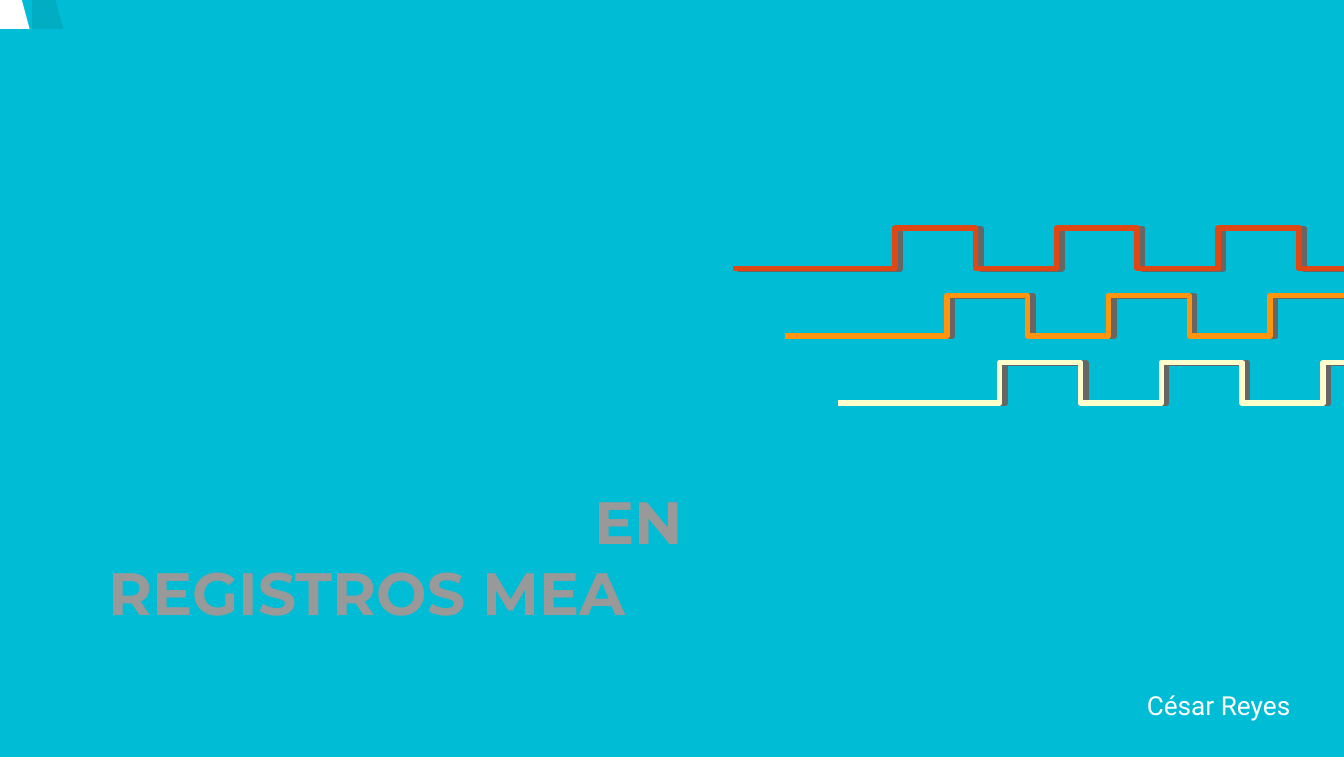
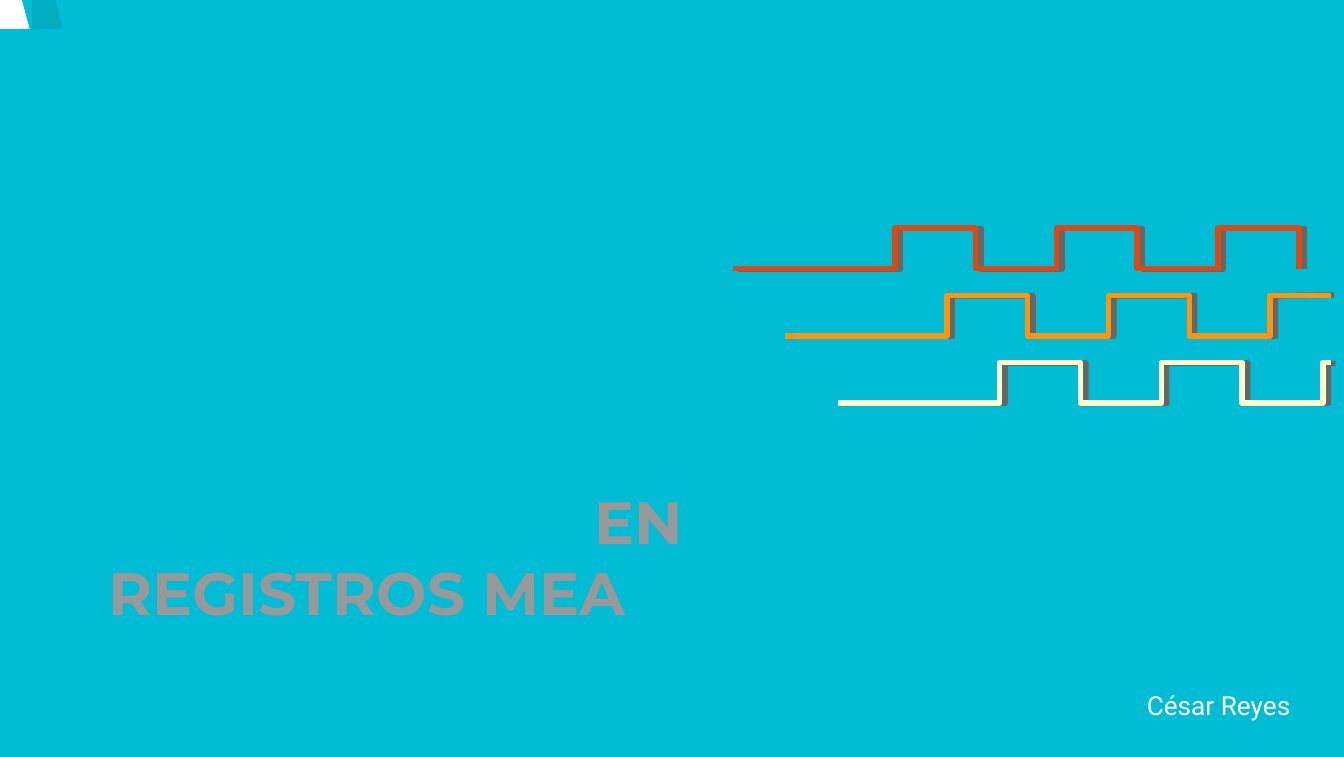
Before and after one commit to creyesp/MEA-analysis, a slide deck: slide 1 of doc/presentacion.odp. Drawn at 1344x757 pixels with LibreOffice and Linux fonts; fonts in the diff are those of the drawing. Boxes give left, top, right and bottom in pixels: in the first picture for what was removed or moved away, otherwise in the second. Text is boxed around its words. In the diff, an @@ line names an element or a change of style, - is before the commit and + after.

```diff
--- a/doc/presentacion.odp
+++ b/doc/presentacion.odp
@@ freeform shape: place and size @@
-freeform shape at (732,228,1344,269)
+freeform shape at (732,228,1298,269)
@@ freeform shape: place and size @@
-freeform shape at (738,228,1344,269)
+freeform shape at (738,228,1304,269)
@@ freeform shape: place and size @@
-freeform shape at (785,296,1344,336)
+freeform shape at (785,296,1331,336)
@@ freeform shape: place and size @@
-freeform shape at (790,296,1344,336)
+freeform shape at (790,294,1333,336)
@@ freeform shape: place and size @@
-freeform shape at (839,363,1344,403)
+freeform shape at (839,363,1331,403)
@@ freeform shape: place and size @@
-freeform shape at (843,363,1344,403)
+freeform shape at (843,363,1335,403)
```
Also in this commit, not shown: 14 other slides changed, 2 slides added, 1 slide removed.
